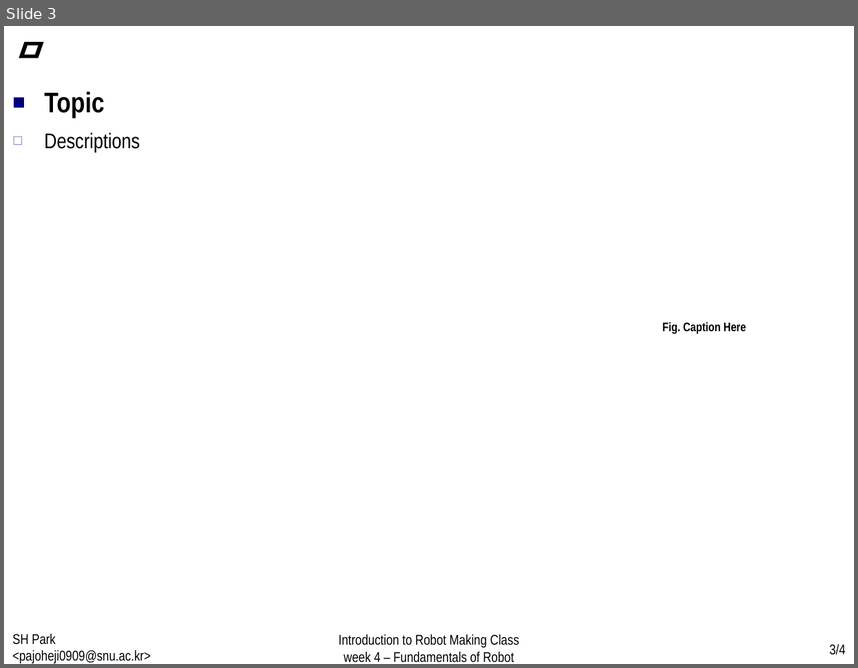
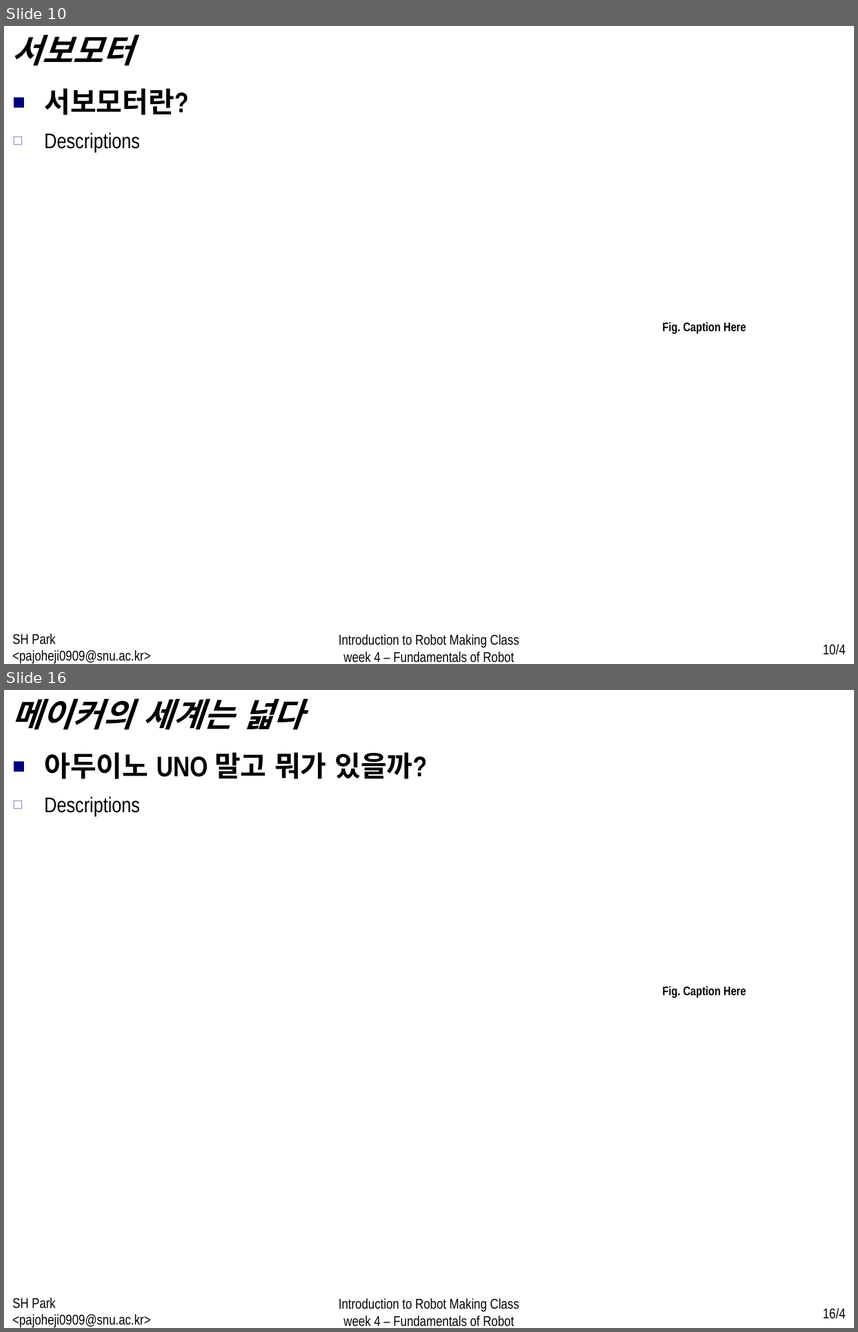
Before and after one commit to WhenTheyCry96/RobotTutorial, a slide deck: PPT/week4.pptx. Shown one above the other, each under a label of ours: slide 3 before the commit, slides 10 and 16 after it; the slides between them are not shown. The pictures are 858x668 and 858x1332 pixels, drawn with LibreOffice and Linux fonts; fonts in the diff are those of the drawing. Boxes give left, top, right and bottom in pixels: in the first picture for what was removed or moved away, otherwise in the second. Text is boxed around its words. In the diff, an @@ line names an element or a change of style, - is before the commit and + after.

```diff
--- a/PPT/week4.pptx
+++ b/PPT/week4.pptx
@@ slide 16 added at [4,690,854,1328], background #FFFFFF @@
@@ text added at [12,698,304,730], 28 pt, text #000000, bold, italic @@
+메이커의 세계는 넓다
@@ text added at [44,752,427,779], 24 pt, text #000000, bold @@
+■ 아두이노 UNO 말고 뭐가 있을까?
@@ text added at [44,796,140,816], 18 pt, text #000000 @@
+  ◻ Descriptions
@@ text added at [662,986,746,998], 10.5 pt, text #000000, bold @@
+Fig. Caption Here
@@ text added at [12,1297,150,1328], 12 pt, text #000000 @@
+SH Park <pajoheji0909@snu.ac.kr>
@@ text added at [339,1298,519,1326], 12 pt, text #000000 @@
+Introduction to Robot Making Class
+week 4 – Fundamentals of Robot
@@ page number added at [823,1308,846,1319], 12 pt, text #000000 @@
+16/4
@@ what was slide 3 is now slide 10 @@
@@ slide 10 changed as well @@
@@ text at [12,34,134,66]: text changed @@
-ㅁ
+서보모터
@@ text at [44,88,188,115]: text changed @@
-■ Topic
+■ 서보모터란?
@@ page number at [823,644,846,655]: text changed @@
-3/4
+10/4
```
Also in this commit, not shown: 14 other slides added.
